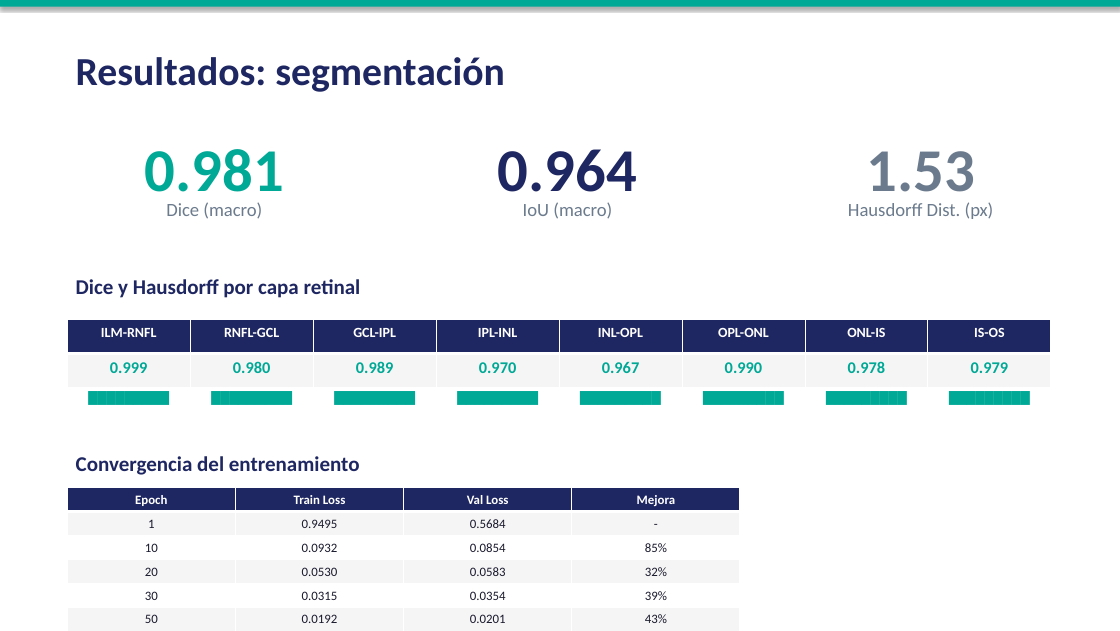
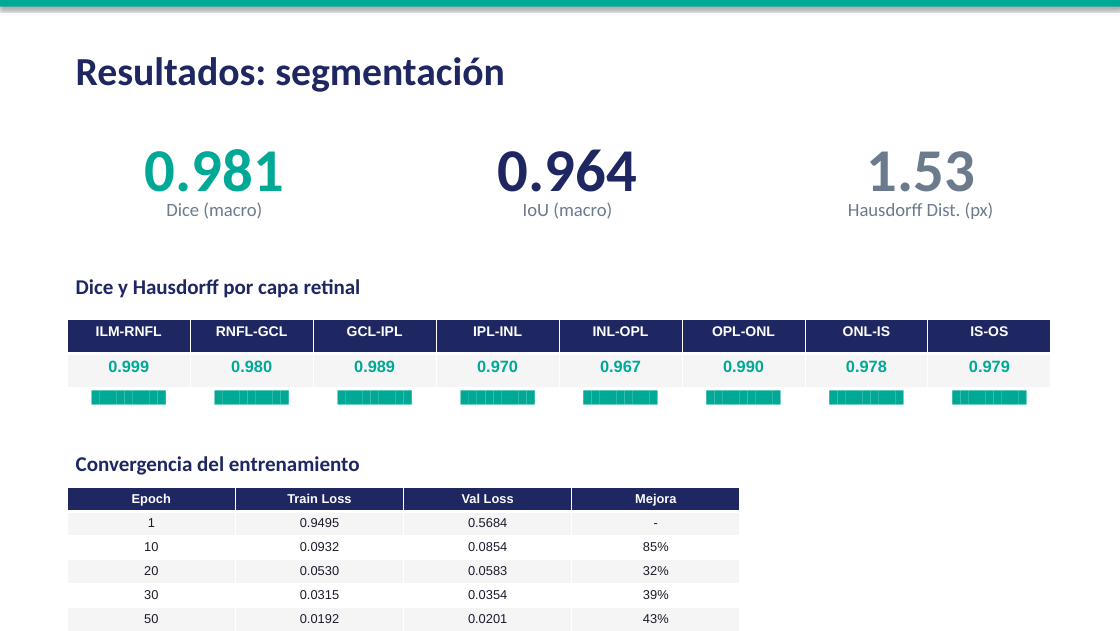
Before and after one commit to umagon/TP_vision_por_computadora_2, a slide deck: slide 7 of paper/presentacion_OCT.pptx. Drawn at 1120x631 pixels with LibreOffice and Linux fonts; fonts in the diff are those of the drawing. Boxes give left, top, right and bottom in pixels: in the first picture for what was removed or moved away, otherwise in the second. Text is boxed around its words. In the diff, an @@ line names an element or a change of style, - is before the commit and + after.

```diff
--- a/paper/presentacion_OCT.pptx
+++ b/paper/presentacion_OCT.pptx
@@ table at (x1=67, y1=320, x2=1049, y2=420) @@
@@ font Calibri to Arial @@
@@ table at (x1=67, y1=488, x2=740, y2=627) @@
@@ font Calibri to Arial @@
```
Also in this commit, not shown: 5 other slides changed.
